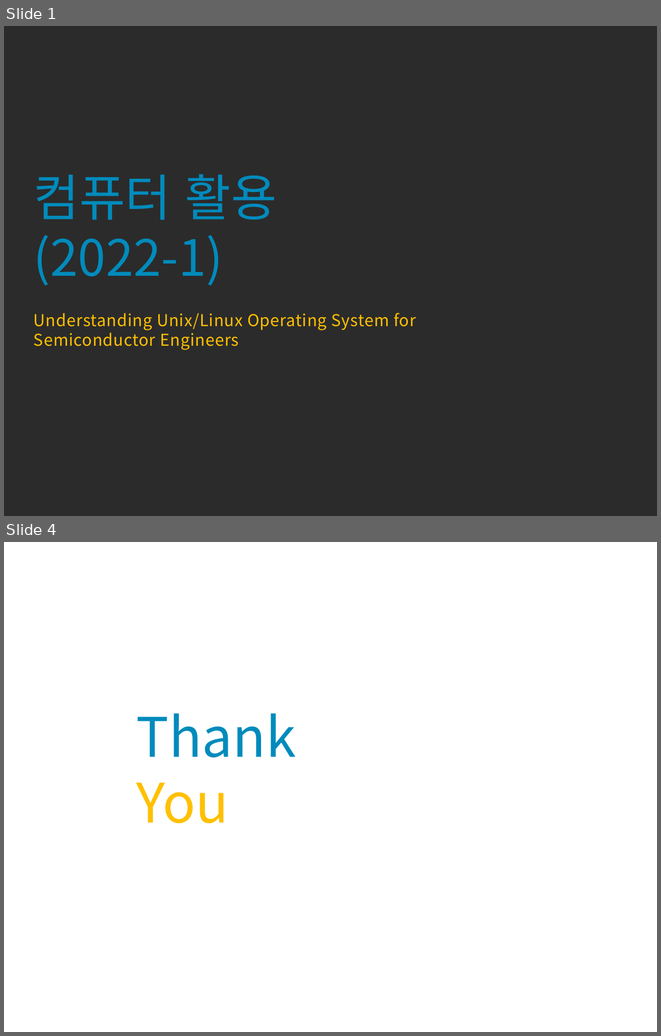
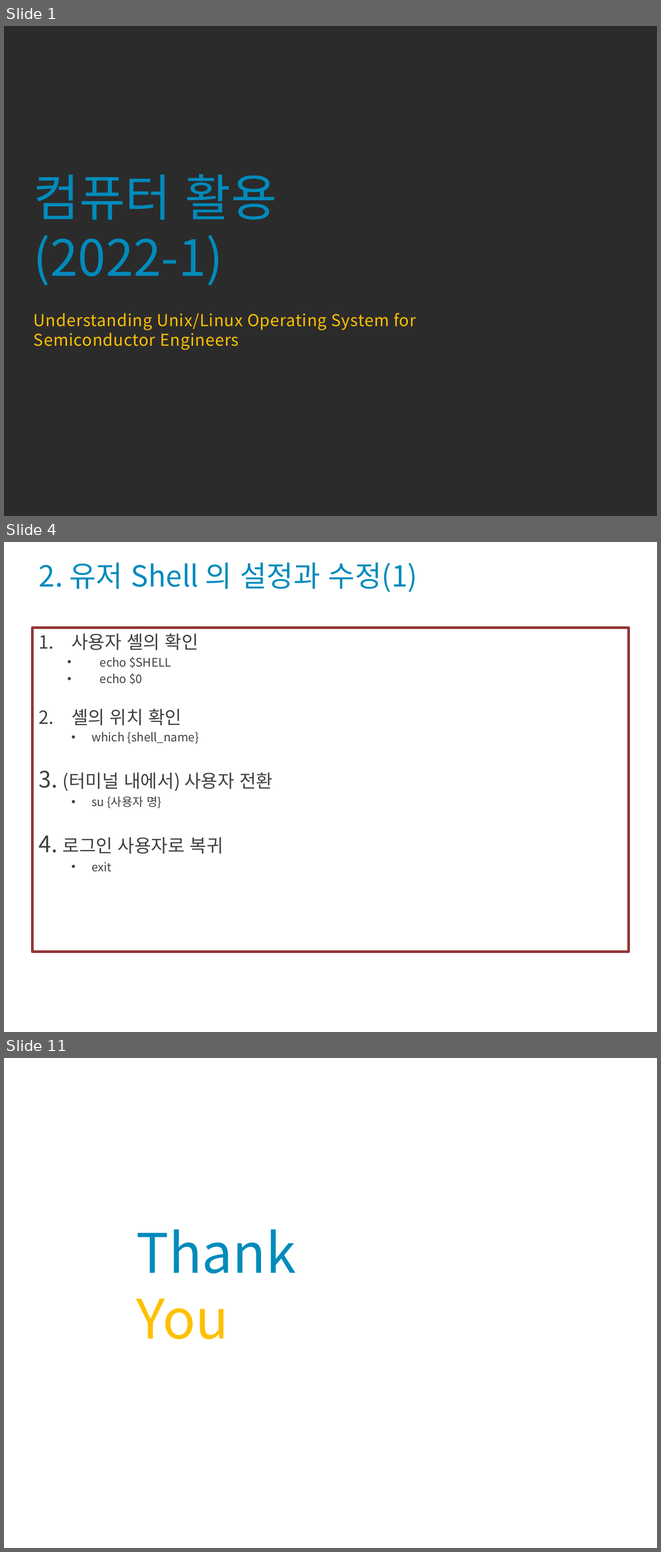
Before and after one commit to codefoolosopher/linuxedu, a slide deck: portfolio/Linux_OS_System_2022_1_s6.pptx. Shown one above the other, each under a label of ours: slides 1 and 4 before the commit, slides 1, 4 and 11 after it; the slides between them are not shown. The pictures are 661x1036 and 661x1552 pixels, drawn with LibreOffice and Linux fonts; fonts in the diff are those of the drawing; background and template pictures are left out; a plain dark background stands for a picture behind light text. Boxes give left, top, right and bottom in pixels: in the first picture for what was removed or moved away, otherwise in the second. Text is boxed around its words. In the diff, an @@ line names an element or a change of style, - is before the commit and + after.

Commit message:
S5수정 S6업로드

```diff
--- a/portfolio/Linux_OS_System_2022_1_s6.pptx
+++ b/portfolio/Linux_OS_System_2022_1_s6.pptx
@@ slide 4 added at [4,542,657,1032], background picture (left out) @@
@@ title added at [39,562,418,592], 32 pt, text #008BBC @@
+2. 유저 Shell 의 설정과 수정(1)
@@ text added at [32,627,628,951], outline #953735 3 pt, 13 pt, text #404040 @@
+1. 사용자 셸의 확인
+  • echo $SHELL
+  • echo $0
+2. 셸의 위치 확인
+  • which {shell_name}
+3. (터미널 내에서) 사용자 전환
+  • su {사용자 명}
+4. 로그인 사용자로 복귀
+  • exit
@@ what was slide 4 is now slide 11 @@
```
Also in this commit, not shown: 1 slide changed, 7 other slides added, 1 slide removed, 1 other file.
